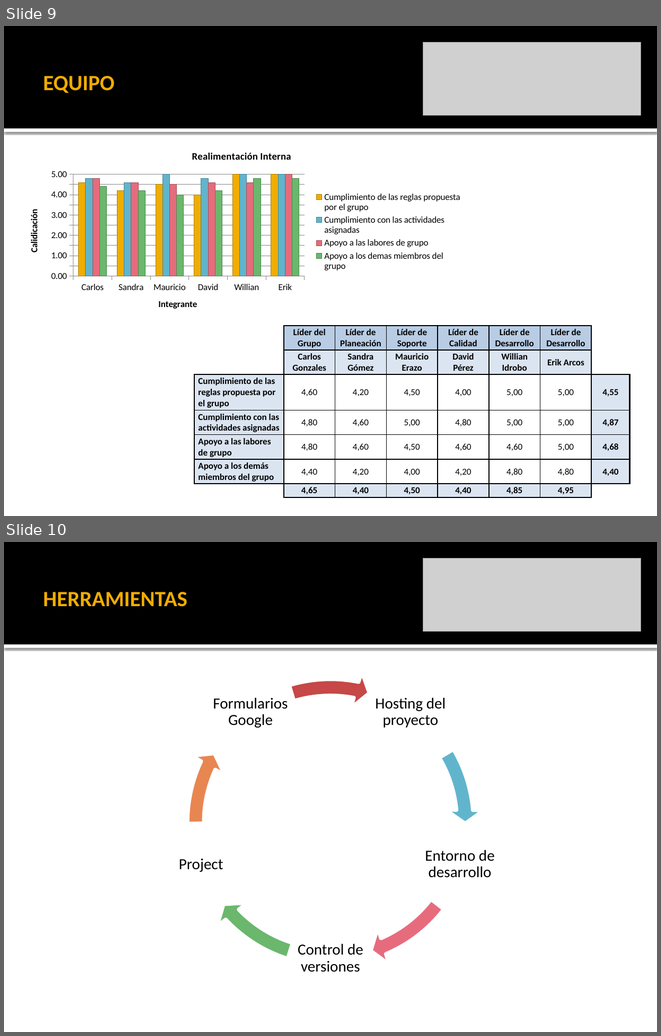
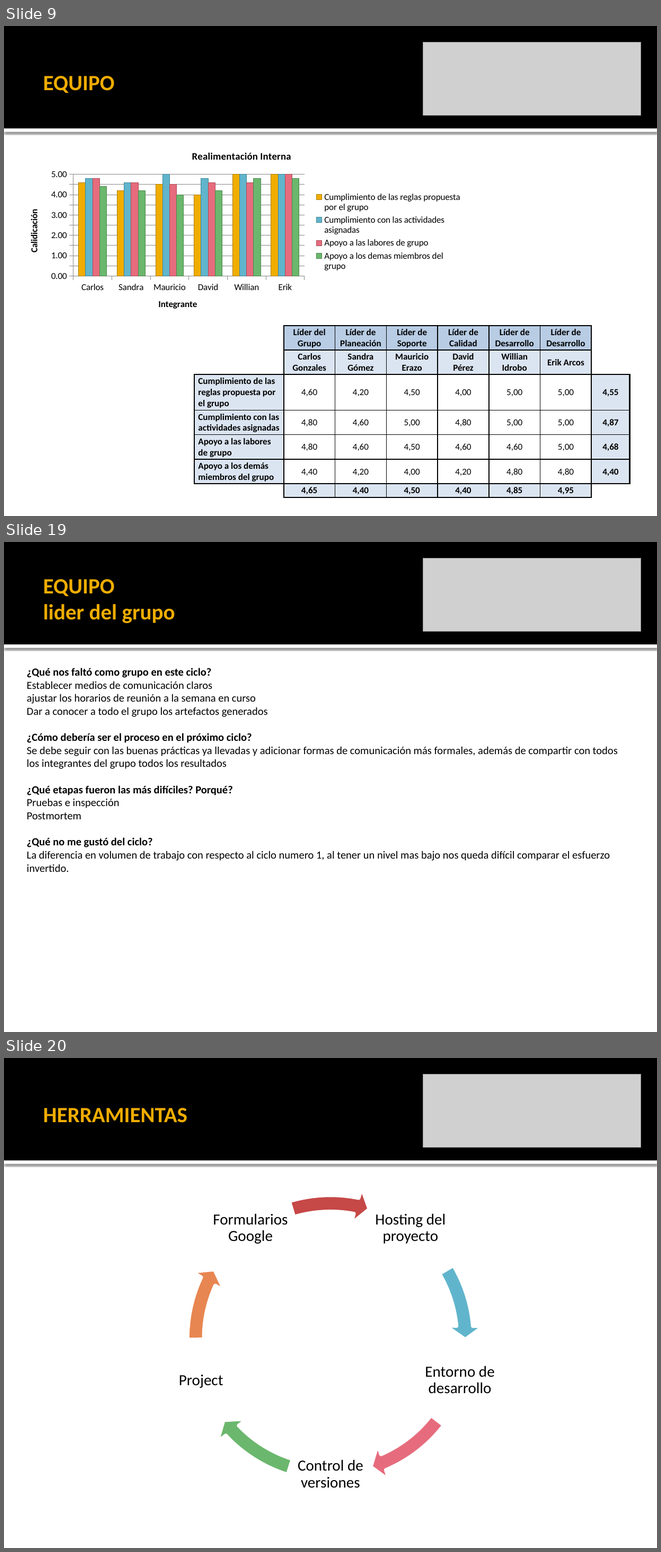
Before and after one commit to leseroth/ingenium-managment, a slide deck: CSOF5101 Ingeniera de Software/TSP/0323PostMortemTSPCiclo2.pptx. Shown one above the other, each under a label of ours: slides 9 and 10 before the commit, slides 9, 19 and 20 after it; the slides between them are not shown. The pictures are 661x1036 and 661x1552 pixels, drawn with LibreOffice and Linux fonts; fonts in the diff are those of the drawing; grey boxes stand for pictures. Boxes give left, top, right and bottom in pixels: in the first picture for what was removed or moved away, otherwise in the second. Text is boxed around its words. In the diff, an @@ line names an element or a change of style, - is before the commit and + after.

```diff
--- a/CSOF5101 Ingeniera de Software/TSP/0323PostMortemTSPCiclo2.pptx
+++ b/CSOF5101 Ingeniera de Software/TSP/0323PostMortemTSPCiclo2.pptx
@@ slide 19 added at (4, 542, 657, 1032), background #FFFFFF; not listed: 2 template elements that a slide beside it also shows @@
@@ picture added at (423, 558, 641, 632) @@
@@ title added at (43, 579, 175, 623), 24 pt, text #F0AD00, bold @@
+EQUIPO
+lider del grupo
@@ text added at (27, 668, 618, 872), 12 pt, text #000000 @@
+¿Qué nos faltó como grupo en este ciclo?
+Establecer medios de comunicación claros
+ajustar los horarios de reunión a la semana en curso
+Dar a conocer a todo el grupo los artefactos generados
+¿Cómo debería ser el proceso en el próximo ciclo?
+Se debe seguir con las buenas prácticas ya llevadas y adicionar formas de comunicación más formales, además de compartir con todos los integrantes del grupo todos los resultados
+¿Qué etapas fueron las más difíciles? Porqué?
+Pruebas e inspección
+Postmortem
+¿Qué no me gustó del ciclo?
+La diferencia en volumen de trabajo con respecto al ciclo numero 1, al tener un nivel mas bajo nos queda difícil comparar el esfuerzo invertido.
@@ what was slide 10 is now slide 20 @@
```
Also in this commit, not shown: 2 slides changed, 9 other slides added.
